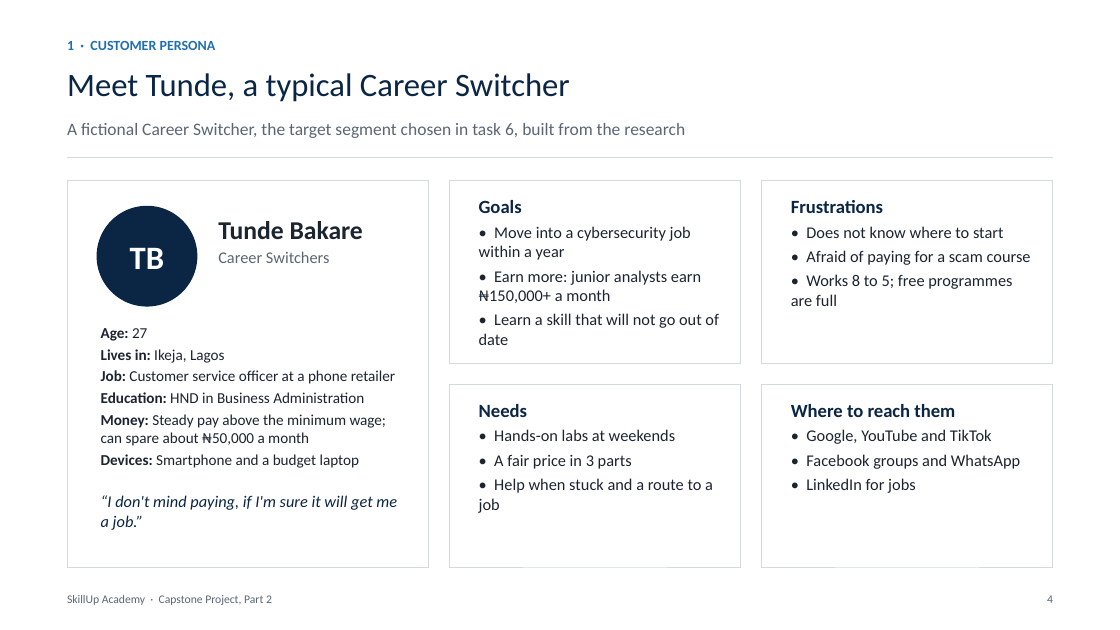
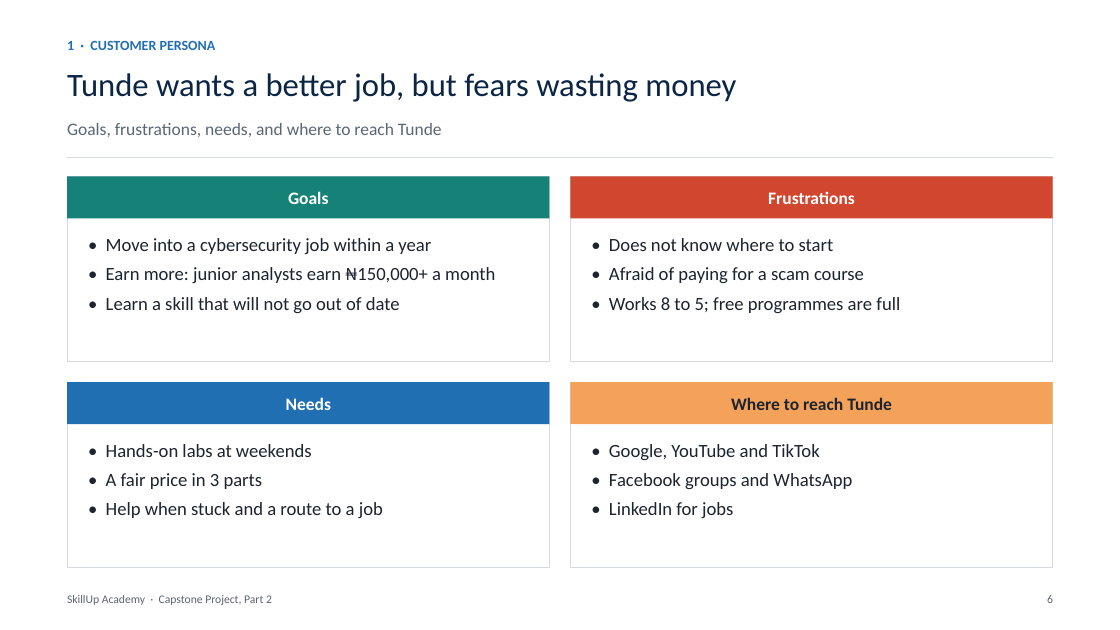
Before and after one commit to BadboyVee/BlackHoleeee, a slide deck: slide 6 of capstone/Customer_Analysis.pptx (slide 4 before the commit). Drawn at 1120x630 pixels with LibreOffice and Linux fonts; fonts in the diff are those of the drawing. Boxes give left, top, right and bottom in pixels: in the first picture for what was removed or moved away, otherwise in the second. Text is boxed around its words. In the diff, an @@ line names an element or a change of style, - is before the commit and + after.

```diff
--- a/capstone/Customer_Analysis.pptx
+++ b/capstone/Customer_Analysis.pptx
@@ title at <box>67,73,736,102</box>: text changed @@
-Meet Tunde, a typical Career Switcher
+Tunde wants a better job, but fears wasting money
@@ text at <box>67,123,442,137</box>: text changed @@
-A fictional Career Switcher, the target segment chosen in task 6, built from the research
+Goals, frustrations, needs, and where to reach Tunde
@@ rectangle: place and size @@
-rectangle at <box>67,181,429,567</box>
+rectangle at <box>67,176,549,361</box>
@@ rectangle added at <box>67,176,549,218</box>, fill #168277, 15 pt, text #FFFFFF, bold @@
+Goals
@@ rectangle: place and size @@
-rectangle at <box>762,181,1054,363</box>
+rectangle at <box>571,176,1053,361</box>
@@ rectangle added at <box>571,176,1053,218</box>, fill #D1462F, 15 pt, text #FFFFFF, bold @@
+Frustrations
@@ ellipse removed at <box>97,206,197,307</box> @@
-TB
@@ rectangle removed at <box>450,181,741,363</box> @@
@@ text at <box>479,200,522,213</box>: paragraph removed @@
-Goals
@@ text at <box>791,200,883,213</box>: paragraph removed @@
-Frustrations
@@ text "• Move into a cybersecurity ...": place and size @@
-text "• Move into a cybersecurity ..." at <box>479,200,719,345</box>
+text "• Move into a cybersecurity ..." at <box>106,238,495,313</box>
@@ text removed at <box>218,221,363,263</box> @@
-Tunde Bakare
-Career Switchers
@@ text "• Does not know where ...": place and size @@
-text "• Does not know where ..." at <box>791,200,1031,306</box>
+text "• Does not know where ..." at <box>609,238,900,313</box>
@@ text removed at <box>101,328,395,468</box> @@
-Age: 27
-Lives in: Ikeja, Lagos
-Job: Customer service officer at a phone retailer
-Education: HND in Business Administration
-Money: Steady pay above the minimum wage; can spare about ₦50,000 a month
-Devices: Smartphone and a budget laptop
@@ rectangle added at <box>67,382,549,567</box>, fill #FFFFFF, outline #D5DAE1 0.75 pt @@
@@ rectangle added at <box>67,382,549,424</box>, fill #1F6FB2, 15 pt, text #FFFFFF, bold @@
+Needs
@@ rectangle: place and size @@
-rectangle at <box>450,385,741,567</box>
+rectangle at <box>571,382,1053,567</box>
@@ rectangle added at <box>571,382,1053,424</box>, fill #F4A259, 15 pt, text #1C2430, bold @@
+Where to reach Tunde
@@ rectangle removed at <box>762,385,1054,567</box> @@
@@ text at <box>479,404,527,417</box>: paragraph removed @@
-Needs
@@ text at <box>791,404,955,417</box>: paragraph removed @@
-Where to reach them
@@ size 14 to 16 pt; more space between paragraphs in 4 elements at <box>609,238,900,313</box>, <box>609,444,852,518</box>, <box>106,238,495,313</box>, <box>106,444,383,518</box> @@
@@ text "• Hands-on labs at weekends": place and size @@
-text "• Hands-on labs at weekends" at <box>479,404,713,513</box>
+text "• Hands-on labs at weekends" at <box>106,444,383,518</box>
@@ text "• Google, YouTube and TikTok": place and size @@
-text "• Google, YouTube and TikTok" at <box>791,404,1020,493</box>
+text "• Google, YouTube and TikTok" at <box>609,444,852,518</box>
@@ text removed at <box>101,495,397,530</box> @@
-“I don't mind paying, if I'm sure it will get me a job.”
```
Also in this commit, not shown: 14 other slides changed, 7 slides added, 2 slides removed, 8 other files.
